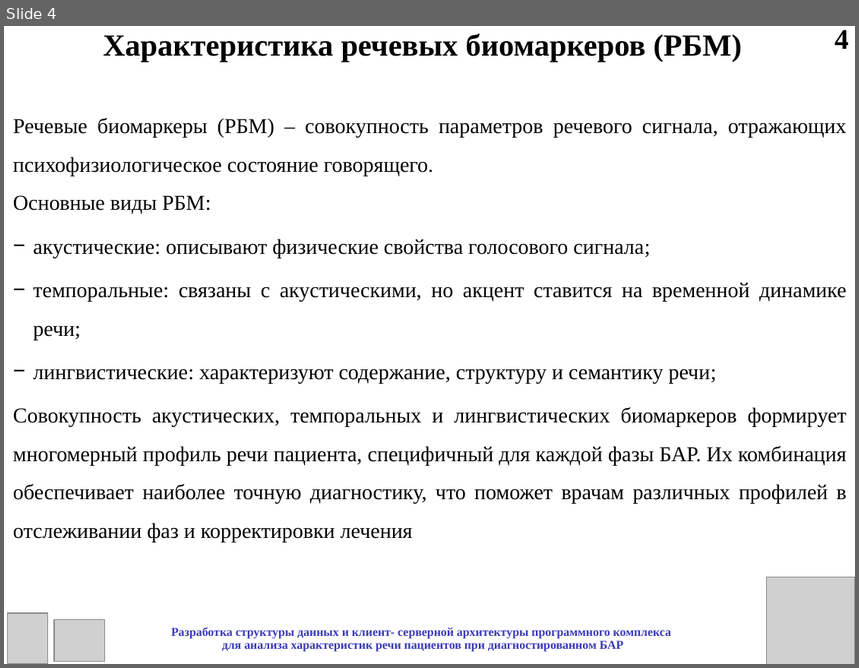
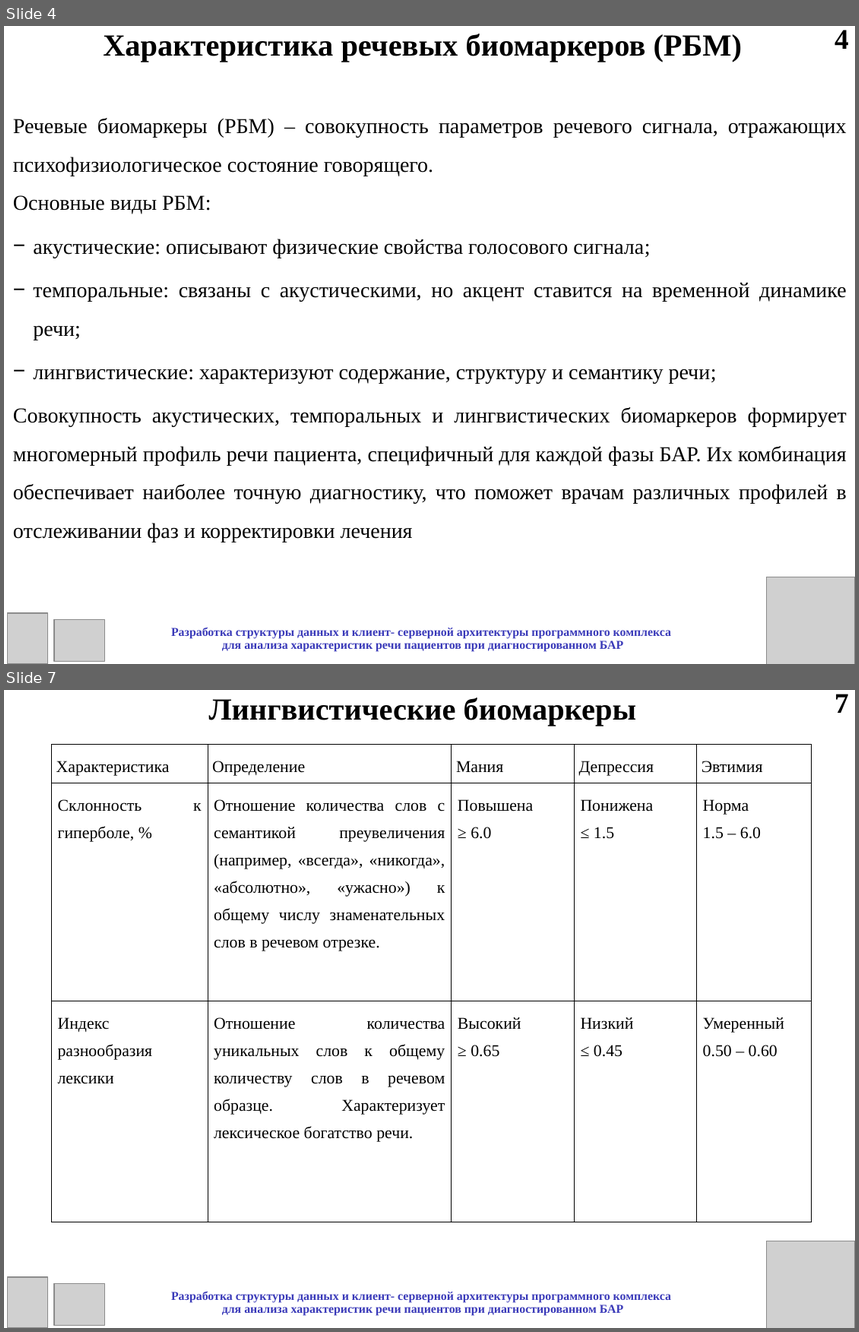
Before and after one commit to leysanSafina/BiomarkerAnalysis, a slide deck: Мониторинг биполярного расстройства/Практика/Сафина_практика_презентация.ppt. Shown one above the other, each under a label of ours: slide 4 before the commit, slides 4 and 7 after it; the slides between them are not shown. The pictures are 859x668 and 859x1332 pixels, drawn with LibreOffice and Linux fonts; fonts in the diff are those of the drawing; grey boxes stand for pictures. Boxes give left, top, right and bottom in pixels: in the first picture for what was removed or moved away, otherwise in the second. Text is boxed around its words. In the diff, an @@ line names an element or a change of style, - is before the commit and + after.

```diff
--- a/Мониторинг биполярного расстройства/Практика/Сафина_практика_презентация.ppt
+++ b/Мониторинг биполярного расстройства/Практика/Сафина_практика_презентация.ppt
@@ slide 7 added at [4, 690, 855, 1328], background #FFFFFF @@
@@ text added at [209, 698, 636, 726], 26 pt, text #000000, bold @@
+Лингвистические биомаркеры
@@ text added at [835, 694, 849, 713], 24 pt, text #000000, bold @@
+7
@@ table added at [52, 745, 812, 1217], 3 rows, 5 columns @@
+Характеристика | Определение | Мания | Депрессия | Эвтимия
+Склонность к гиперболе, % | Отношение количества слов с семантикой преувеличения (например, «всегда», «никогда», «абсолютно», «ужасно») к общему числу знаменательных слов в речевом отрезке. | Повышена / ≥ 6.0 | Понижена / ≤ 1.5 | Норма / 1.5 – 6.0
+Индекс разнообразия лексики | Отношение количества уникальных слов к общему количеству слов в речевом образце. Характеризует лексическое богатство речи. | Высокий / ≥ 0.65 | Низкий / ≤ 0.45 | Умеренный / 0.50 – 0.60
@@ picture added at [767, 1242, 855, 1328] @@
@@ picture added at [7, 1277, 47, 1328] @@
@@ picture added at [54, 1284, 104, 1326] @@
@@ text added at [171, 1291, 671, 1316], 10.2 pt, text #3A3AB9, bold @@
+Разработка структуры данных и клиент- серверной архитектуры программного комплекса
+для анализа характеристик речи пациентов при диагностированном БАР
```
Also in this commit, not shown: 13 slides changed, 6 other slides added, 8 other files.
